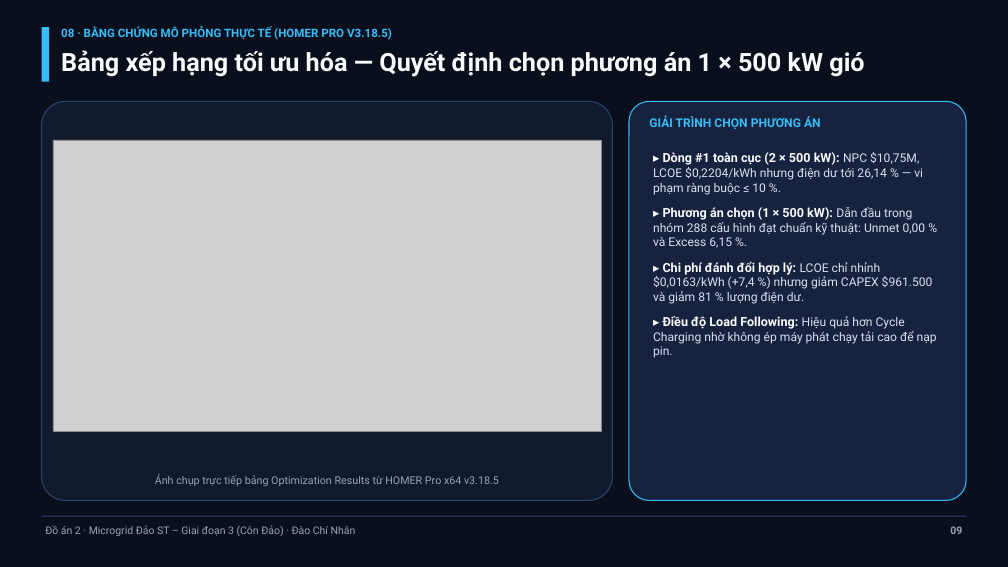
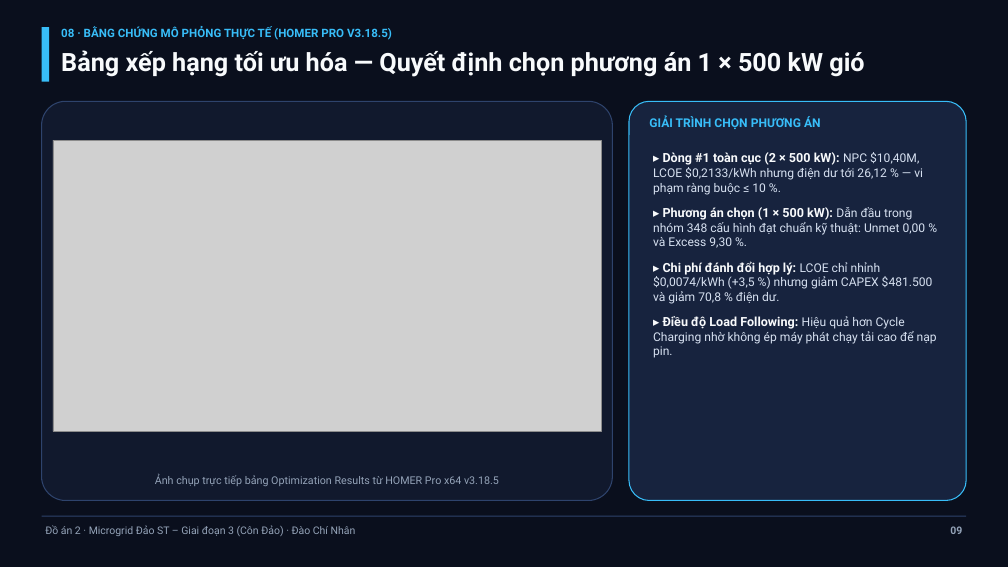
Before and after one commit to huongpro123/DoAn2_Microgrid_ConDao_ChiNhan, a slide deck: slide 9 of HO_SO_NOP_BAO_CAO_CHINH_THUC/07_Slide_Thuyet_Trinh_15_Trang_ST_Giai_Doan_3.pptx. Drawn at 1008x567 pixels with LibreOffice and Linux fonts; fonts in the diff are those of the drawing; grey boxes stand for pictures. Boxes give left, top, right and bottom in pixels: in the first picture for what was removed or moved away, otherwise in the second. Text is boxed around its words. In the diff, an @@ line names an element or a change of style, - is before the commit and + after.

```diff
--- a/HO_SO_NOP_BAO_CAO_CHINH_THUC/07_Slide_Thuyet_Trinh_15_Trang_ST_Giai_Doan_3.pptx
+++ b/HO_SO_NOP_BAO_CAO_CHINH_THUC/07_Slide_Thuyet_Trinh_15_Trang_ST_Giai_Doan_3.pptx
@@ text at bbox=[653, 152, 933, 304]: text changed @@
-▸ Dòng #1 toàn cục (2 × 500 kW): NPC $10,75M, LCOE $0,2204/kWh nhưng điện dư tới 26,14 % — vi phạm ràng buộc ≤ 10 %.
-▸ Phương án chọn (1 × 500 kW): Dẫn đầu trong nhóm 288 cấu hình đạt chuẩn kỹ thuật: Unmet 0,00 % và Excess 6,15 %.
-▸ Chi phí đánh đổi hợp lý: LCOE chỉ nhỉnh $0,0163/kWh (+7,4 %) nhưng giảm CAPEX $961.500 và giảm 81 % lượng điện dư.
+▸ Dòng #1 toàn cục (2 × 500 kW): NPC $10,40M, LCOE $0,2133/kWh nhưng điện dư tới 26,12 % — vi phạm ràng buộc ≤ 10 %.
+▸ Phương án chọn (1 × 500 kW): Dẫn đầu trong nhóm 348 cấu hình đạt chuẩn kỹ thuật: Unmet 0,00 % và Excess 9,30 %.
+▸ Chi phí đánh đổi hợp lý: LCOE chỉ nhỉnh $0,0074/kWh (+3,5 %) nhưng giảm CAPEX $481.500 và giảm 70,8 % điện dư.
```
Also in this commit, not shown: 14 other slides changed, 22 other files.
